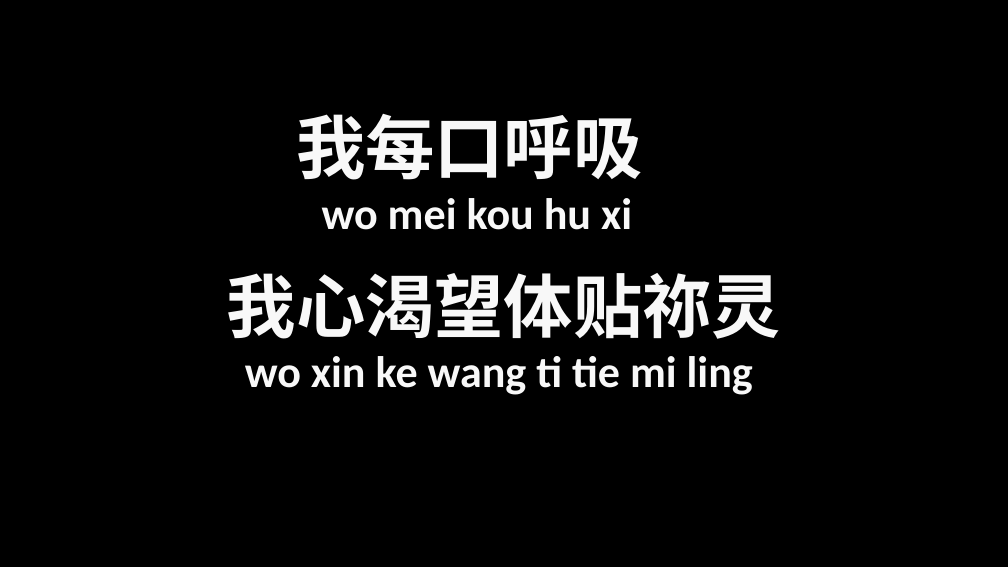
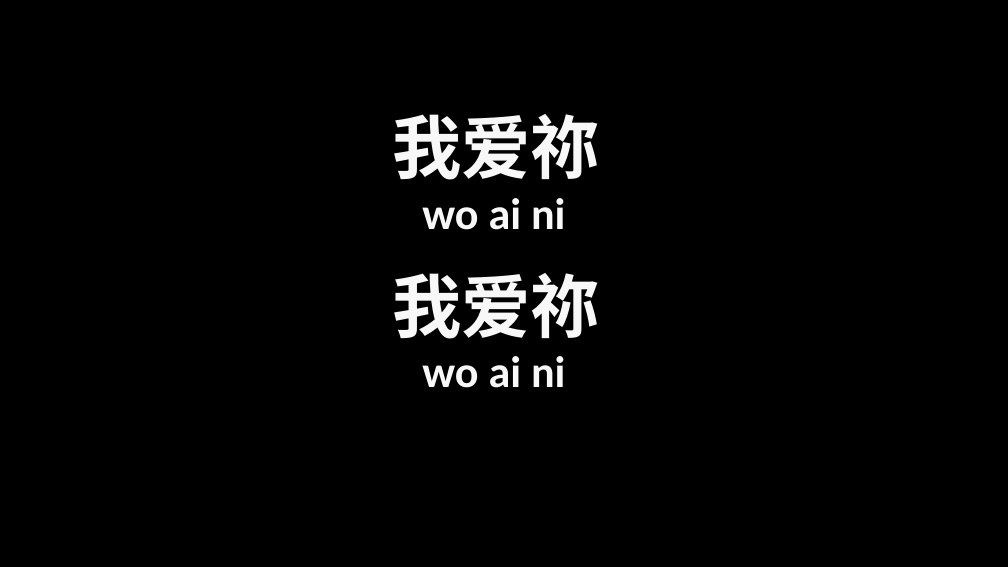
Before and after one commit to HowHow06/pptGenerator, a slide deck: slide 8 of output.pptx (slide 2 before the commit). Drawn at 1008x567 pixels with LibreOffice and Linux fonts; fonts in the diff are those of the drawing; background and template pictures are left out. Boxes give left, top, right and bottom in pixels: in the first picture for what was removed or moved away, otherwise in the second. Text is boxed around its words. In the diff, an @@ line names an element or a change of style, - is before the commit and + after.

```diff
--- a/output.pptx
+++ b/output.pptx
@@ text at bbox=[392, 114, 600, 180]: text changed @@
-我每口呼吸
+我爱祢
@@ text at bbox=[422, 198, 565, 230]: text changed @@
-wo mei kou hu xi
+wo ai ni
@@ text at bbox=[392, 273, 600, 339]: text changed @@
-我心渴望体贴祢灵
+我爱祢
@@ text at bbox=[422, 356, 565, 388]: text changed @@
-wo xin ke wang ti tie mi ling
+wo ai ni
```
Also in this commit, not shown: 4 other slides changed, 6 slides added, 30 slides removed, 4 other files.
